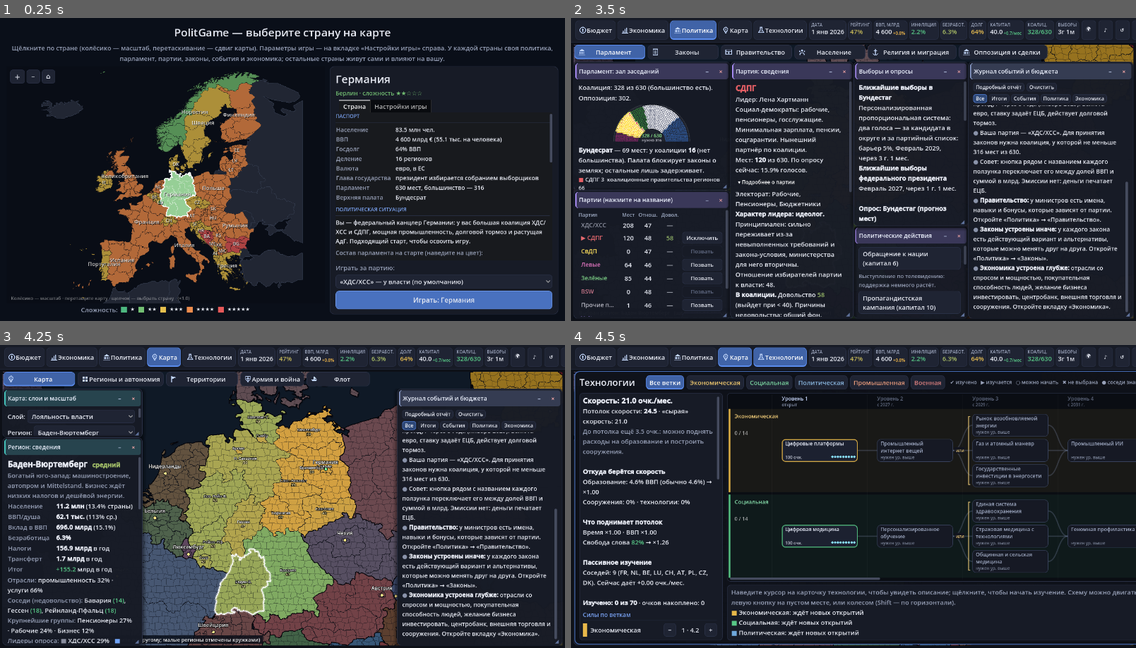
Above: before the commit, frames 1-4 (two rows, left to right).
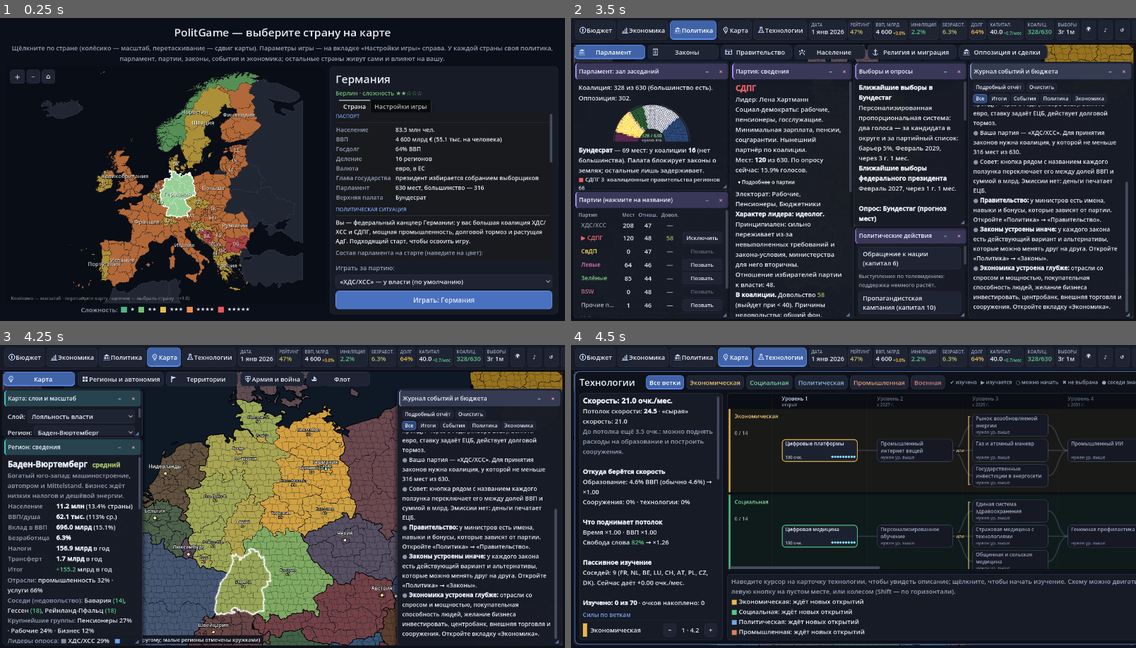
Above: after the commit, the same moments.

Repository: Maks46921/Myrep
Game: Godot game, scene res://main.tscn
The game is run twice, just before and just after one commit, with the same random seed, the same clock (stepped at 60 frames per second) and the same inputs.
Inputs:
- Up to frame 1 (0.25 s): no input
- Up to frame 2 (3.5 s): click "Играть: Германия" at 0.5 s; click "Бюджет" at 1.25 s; click "Экономика" at 2 s; click "Политика" at 2.75 s
- Up to frame 3 (4.25 s): click "Карта" at 3.5 s
- Up to frame 4 (4.5 s): click "Технологии" at 4.25 s

Frames 1-3 are identical in both runs. In frame 4, 3.1% of the frame differs, in the area x 27-100%, y 73-97%.

Commit message:
v42_1: прокрутка схемы к текущему уровню, скрипт скриншотов
Co-Authored-By: Claude Sonnet 5.5 <noreply@anthropic.com>
Claude-Session: https://claude.ai/code/session_012qEtNkJaqSWL3RPQ1unJVQ

Diff:
--- a/scripts/ui/ui_tech.gd
+++ b/scripts/ui/ui_tech.gd
@@ -64,7 +64,7 @@
 			if tech_tier_done(b, int(t)) == "":
 				best = mini(best, int(t))
 				break
-	var x := maxf(0.0, float(best - 1) * (TechView.NW + TechView.GX))
+	var x := maxf(0.0, float(best - 1) * (TechView.NW + TechView.GX)) * float(tech_view.get("zoom"))
 	tech_scroll.scroll_horizontal = int(x)
 
 
@@ -199,7 +199,7 @@
 	tech_view.picked.connect(on_tech_pick)
 	tech_view.hovered.connect(on_tech_hover)
 	var ip := PanelContainer.new()
-	ip.custom_minimum_size = Vector2(0.0, 132.0)
+	ip.custom_minimum_size = Vector2(0.0, 158.0)
 	ip.add_theme_stylebox_override("panel", sbox(C_PANEL, C_BORDER, 1, 8, 10.0, 6.0))
 	rv.add_child(ip)
 	var isc := ScrollContainer.new()
@@ -217,6 +217,7 @@
 	tech_view.set_game(self)
 	tech_view.set_visible_branches(v)
 	tech_scroll.scroll_vertical = 0
+	tech_scroll_to_frontier.call_deferred()
 	refresh()
 
 
--- a/tests/dev/shot_tech.gd
+++ b/tests/dev/shot_tech.gd
@@ -42,12 +42,25 @@
 	print("pressed tabs: ", g.desk_buttons.map(func(b): return b.button_pressed))
 	for k in names.size():
 		g.on_tech_filter(k)
-		g.tech_scroll.scroll_horizontal = 0
 		g.tech_scroll.scroll_vertical = 0
 		for i in 8: await process_frame
+		g.tech_scroll_to_frontier()
 		if k == 0 and a_scroll > 0:
 			g.tech_scroll.scroll_horizontal = a_scroll
-		await create_timer(0.5).timeout
+		# наведение на доступную технологию (если есть) — подсветка и описание
+		var hv := ""
+		for d in g.TECHS:
+			var hid: String = d["id"]
+			if g.tech_view.pos.has(hid) and g.tech_avail(hid) and (g.tech_nb_share(hid) > 0.0 or hv == ""):
+				hv = hid
+				if g.tech_nb_share(hid) > 0.0:
+					break
+		if hv != "":
+			g.tech_view.hover_id = hv
+			g.on_tech_hover(hv)
+			g.tech_view.queue_redraw()
+		for i in 3: await process_frame
+		await create_timer(0.4).timeout
 		var img: Image = root.get_viewport().get_texture().get_image()
 		var path := "%s_%d_%s.png" % [outp, k, names[k]]
 		img.save_png(path)
